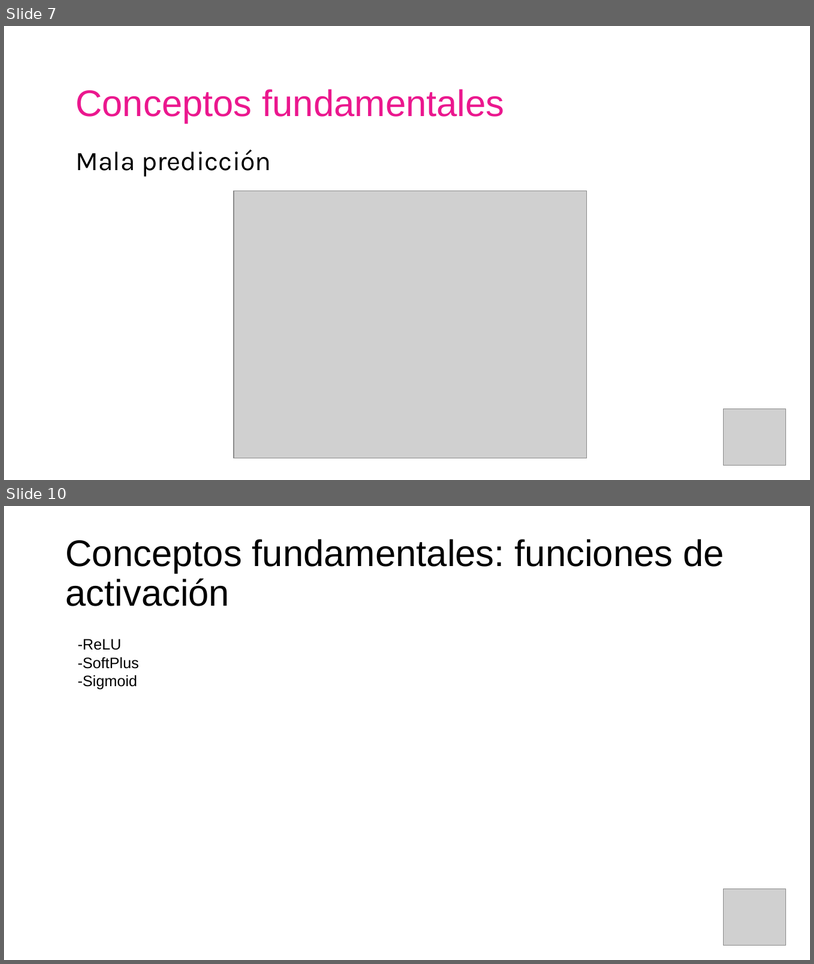
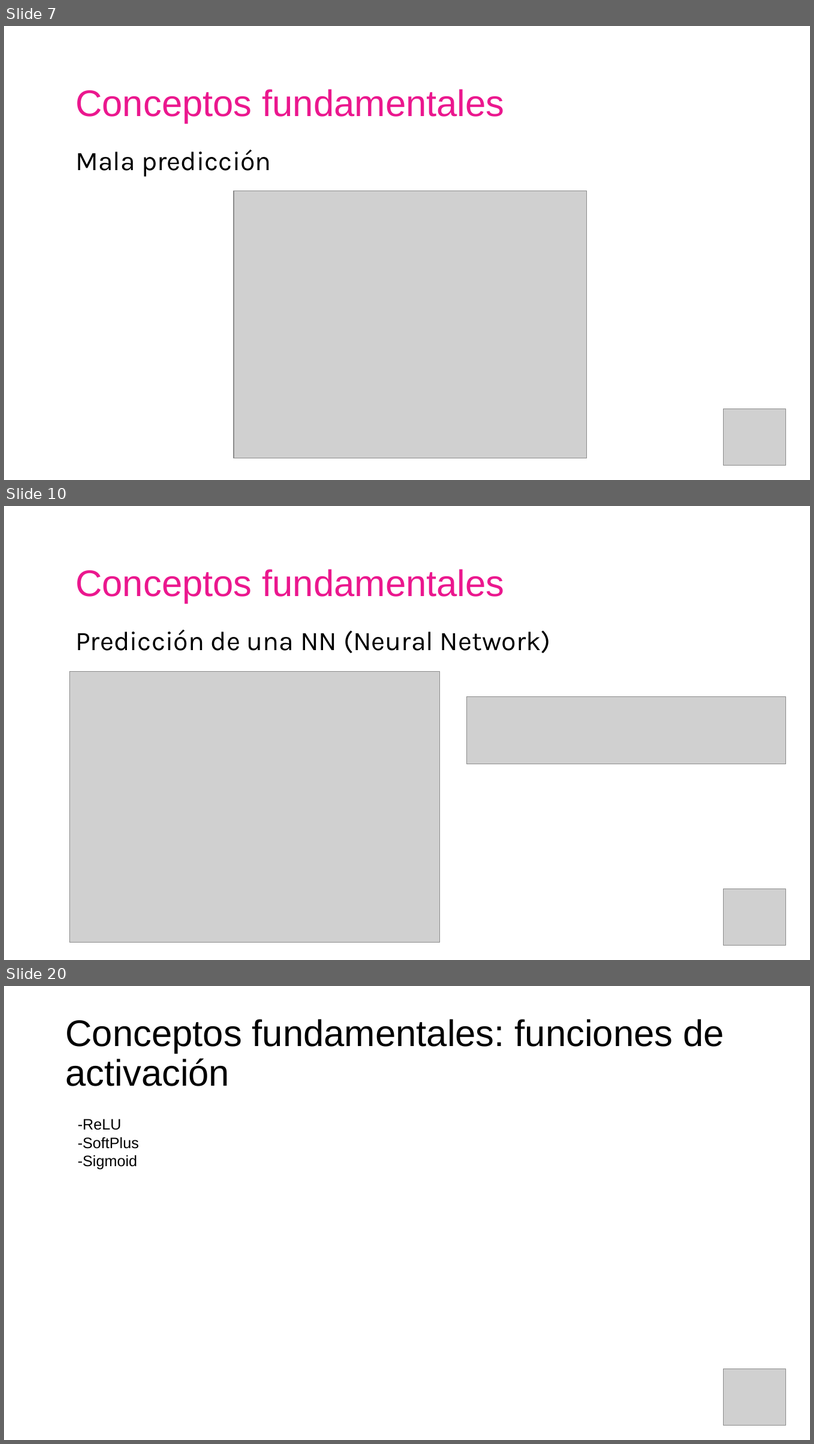
Before and after one commit to AISC-Madrid/workshop-materials, a slide deck: Neural Networks/Slides.pptx. Shown one above the other, each under a label of ours: slides 7 and 10 before the commit, slides 7, 10 and 20 after it; the slides between them are not shown. The pictures are 814x964 and 814x1444 pixels, drawn with LibreOffice and Linux fonts; fonts in the diff are those of the drawing; grey boxes stand for pictures. Boxes give left, top, right and bottom in pixels: in the first picture for what was removed or moved away, otherwise in the second. Text is boxed around its words. In the diff, an @@ line names an element or a change of style, - is before the commit and + after.

```diff
--- a/Neural Networks/Slides.pptx
+++ b/Neural Networks/Slides.pptx
@@ slide 10 added at bbox=[4, 506, 810, 960], background #FFFFFF @@
@@ text added at bbox=[75, 569, 505, 603], 44 pt, text #EB178E @@
+Conceptos fundamentales
@@ text added at bbox=[75, 630, 551, 653], 32 pt, text #000000 @@
+Predicción de una NN (Neural Network)
@@ picture added at bbox=[69, 671, 440, 942] @@
@@ picture added at bbox=[467, 697, 787, 765] @@
@@ picture added at bbox=[724, 889, 786, 945] @@
@@ what was slide 10 is now slide 20 @@
```
Also in this commit, not shown: 2 slides changed, 9 other slides added, 10 other files.
